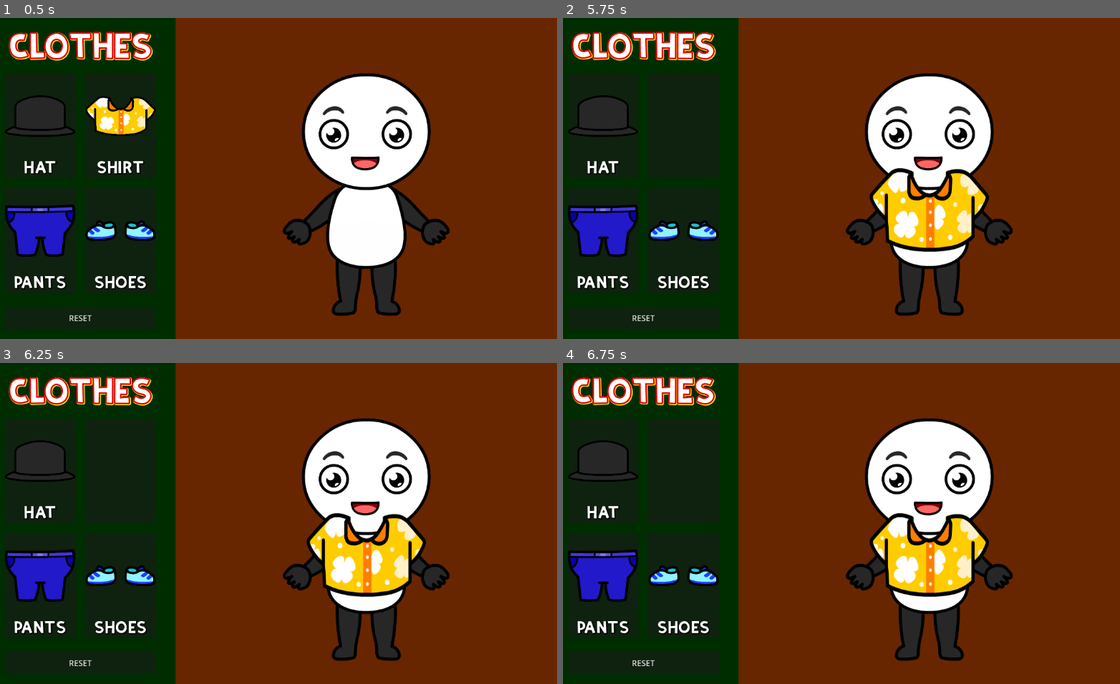
Above: before the commit, frames 1-4 (two rows, left to right).
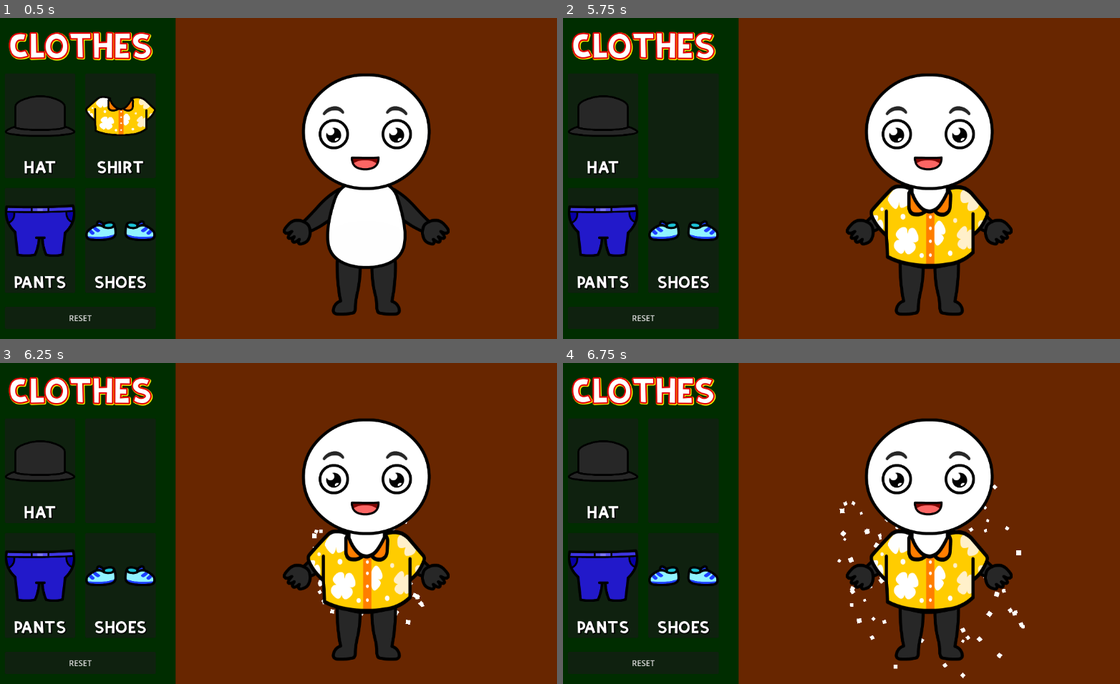
Above: after the commit, the same moments.

Repository: Vivek13130/Godot_internship_project
Game: Godot game, scene res://scenes/main.tscn
Same seed, same stepped clock (60 frames per second), same inputs: the game is played once before the commit and once after it.
Inputs (mouse positions are in pixels of both pictures, inside the frame that each line leads up to):
- Up to frame 1 (0.5 s): no input
- Up to frame 2 (5.75 s): click "RESET" at 0.5 s; tap Enter at 1.25, 2.75, 4.25 s; move the mouse to (958, 162) at 1.27 s; click (958, 162) at 1.42 s; tap Space at 2, 3.5, 5 s; drag from (718, 194) to (930, 130) at 2.02 s; move the mouse to (891, 107) at 2.77 s; click (891, 107) at 2.92 s; drag from (808, 242) to (930, 226) at 3.52 s; move the mouse to (1003, 226) at 4.27 s; click (1003, 226) at 4.42 s; drag from (663, 130) to (925, 281) at 5.02 s
- Up to frame 3 (6.25 s): move the mouse to (300, 523) at 5.77 s; click (300, 523) at 5.92 s
- Up to frame 4 (6.75 s): drag from (746, 443) to (930, 651) at 6.52 s

Frame 1 is identical in both runs. In frame 2, 3.8% of the frame differs, in the area x 55-77%, y 46-78%; in frame 3, 3.8%; in frame 4, 4.2%, in the area x 49-83%, y 37-99%.
Error before the commit: Invalid call. Nonexistent function 'get_parent' in base 'Nil'. (res://character.gd:56)

Commit message:
core function done
All functions working perfectly. now I need to export

Diff:
--- a/project.godot
+++ b/project.godot
@@ -13,8 +13,7 @@
 config/name="Internship P1-test2"
 run/main_scene="res://scenes/main.tscn"
 config/features=PackedStringArray("4.3", "Forward Plus")
-config/icon="res://icon.svg"
 
 [autoload]
 
-Manager="*res://manager.gd"
+Manager="*res://scripts/manager.gd"
--- /dev/null
+++ b/scenes/character.tscn
@@ -0,0 +1,185 @@
+[gd_scene load_steps=8 format=3 uid="uid://df3hqc8ouooep"]
+
+[ext_resource type="Script" path="res://scripts/character.gd" id="1_j67eb"]
+[ext_resource type="Texture2D" uid="uid://cvv0wl5n8yxph" path="res://assets/PNGs/Character_.png" id="2_jckmf"]
+
+[sub_resource type="CapsuleShape2D" id="CapsuleShape2D_fg8vr"]
+radius = 54.9323
+height = 305.982
+
+[sub_resource type="CapsuleShape2D" id="CapsuleShape2D_ysmr8"]
+radius = 106.0
+height = 252.0
+
+[sub_resource type="CapsuleShape2D" id="CapsuleShape2D_e1eke"]
+radius = 57.0367
+height = 218.007
+
+[sub_resource type="CapsuleShape2D" id="CapsuleShape2D_3geyg"]
+radius = 23.9798
+height = 259.795
+
+[sub_resource type="Gradient" id="Gradient_1jds4"]
+colors = PackedColorArray(1, 0, 0, 1, 1, 1, 0, 1)
+
+[node name="Character" type="Node2D"]
+script = ExtResource("1_j67eb")
+
+[node name="Sprite2D" type="Sprite2D" parent="."]
+texture = ExtResource("2_jckmf")
+
+[node name="head" type="Node2D" parent="Sprite2D"]
+
+[node name="HeadDetectionArea" type="Area2D" parent="Sprite2D/head"]
+
+[node name="CollisionShape2D" type="CollisionShape2D" parent="Sprite2D/head/HeadDetectionArea"]
+position = Vector2(2, -376)
+rotation = 1.55161
+shape = SubResource("CapsuleShape2D_fg8vr")
+
+[node name="MarkerHead" type="Marker2D" parent="Sprite2D/head"]
+position = Vector2(0, -438)
+
+[node name="body" type="Node2D" parent="Sprite2D"]
+
+[node name="BodyDetectionArea" type="Area2D" parent="Sprite2D/body"]
+
+[node name="CollisionShape2D" type="CollisionShape2D" parent="Sprite2D/body/BodyDetectionArea"]
+position = Vector2(-1, 113)
+shape = SubResource("CapsuleShape2D_ysmr8")
+debug_color = Color(0.288232, 0.630143, 0, 0.42)
+
+[node name="MarkerBody" type="Marker2D" parent="Sprite2D/body"]
+position = Vector2(0, 106)
+
+[node name="legs" type="Node2D" parent="Sprite2D"]
+
+[node name="LegsDetectionArea" type="Area2D" parent="Sprite2D/legs"]
+
+[node name="CollisionShape2D" type="CollisionShape2D" parent="Sprite2D/legs/LegsDetectionArea"]
+position = Vector2(-2, 304)
+rotation = 1.55668
+shape = SubResource("CapsuleShape2D_e1eke")
+debug_color = Color(0.670568, 0.309023, 1, 0.42)
+
+[node name="MarkerLegs" type="Marker2D" parent="Sprite2D/legs"]
+position = Vector2(0, 291)
+
+[node name="feet" type="Node2D" parent="Sprite2D"]
+
+[node name="FeetDetectionArea" type="Area2D" parent="Sprite2D/feet"]
+
+[node name="CollisionShape2D" type="CollisionShape2D" parent="Sprite2D/feet/FeetDetectionArea"]
+position = Vector2(-8, 393)
+rotation = 1.58765
+shape = SubResource("CapsuleShape2D_3geyg")
+debug_color = Color(0.988851, 0, 0.297294, 0.42)
+
+[node name="MarkerFeet" type="Marker2D" parent="Sprite2D/feet"]
+position = Vector2(0, 417)
+
+[node name="head" type="CPUParticles2D" parent="."]
+show_behind_parent = true
+position = Vector2(0, -368)
+emitting = false
+amount = 100
+lifetime = 1.75
+one_shot = true
+explosiveness = 1.0
+lifetime_randomness = 0.25
+direction = Vector2(0, 0)
+spread = 180.0
+gravity = Vector2(0, 0)
+initial_velocity_min = 100.0
+initial_velocity_max = 300.0
+angular_velocity_max = 500.0
+damping_max = 5.0
+scale_amount_min = 5.0
+scale_amount_max = 10.0
+
+[node name="body" type="CPUParticles2D" parent="."]
+show_behind_parent = true
+position = Vector2(0, 112)
+emitting = false
+amount = 100
+lifetime = 1.75
+one_shot = true
+explosiveness = 1.0
+lifetime_randomness = 0.25
+direction = Vector2(0, 0)
+spread = 180.0
+gravity = Vector2(0, 0)
+initial_velocity_min = 100.0
+initial_velocity_max = 300.0
+angular_velocity_max = 500.0
+damping_max = 5.0
+scale_amount_min = 5.0
+scale_amount_max = 10.0
+
+[node name="leg" type="CPUParticles2D" parent="."]
+show_behind_parent = true
+position = Vector2(0, 294)
+emitting = false
+amount = 100
+lifetime = 1.75
+one_shot = true
+explosiveness = 1.0
+lifetime_randomness = 0.25
+direction = Vector2(0, 0)
+spread = 180.0
+gravity = Vector2(0, 0)
+initial_velocity_min = 100.0
+initial_velocity_max = 300.0
+angular_velocity_max = 500.0
+damping_max = 5.0
+scale_amount_min = 5.0
+scale_amount_max = 10.0
+
+[node name="feet" type="CPUParticles2D" parent="."]
+show_behind_parent = true
+position = Vector2(0, 390)
+emitting = false
+amount = 100
+lifetime = 1.75
+one_shot = true
+explosiveness = 1.0
+lifetime_randomness = 0.25
+direction = Vector2(0, 0)
+spread = 180.0
+gravity = Vector2(0, 0)
+initial_velocity_min = 100.0
+initial_velocity_max = 300.0
+angular_velocity_max = 500.0
+damping_max = 5.0
+scale_amount_min = 5.0
+scale_amount_max = 10.0
+
+[node name="overall" type="CPUParticles2D" parent="."]
+show_behind_parent = true
+position = Vector2(0, 47)
+emitting = false
+amount = 100
+lifetime = 2.75
+one_shot = true
+explosiveness = 1.0
+lifetime_randomness = 0.25
+direction = Vector2(0, 0)
+spread = 180.0
+gravity = Vector2(0, 0)
+initial_velocity_min = 300.0
+initial_velocity_max = 500.0
+angular_velocity_max = 500.0
+damping_max = 5.0
+scale_amount_min = 10.0
+scale_amount_max = 18.0
+color = Color(1, 1, 0, 1)
+color_ramp = SubResource("Gradient_1jds4")
+
+[connection signal="area_entered" from="Sprite2D/head/HeadDetectionArea" to="." method="_on_head_detection_area_area_entered"]
+[connection signal="area_exited" from="Sprite2D/head/HeadDetectionArea" to="." method="_on_head_detection_area_area_exited"]
+[connection signal="area_entered" from="Sprite2D/body/BodyDetectionArea" to="." method="_on_body_detection_area_area_entered"]
+[connection signal="area_exited" from="Sprite2D/body/BodyDetectionArea" to="." method="_on_body_detection_area_area_exited"]
+[connection signal="area_entered" from="Sprite2D/legs/LegsDetectionArea" to="." method="_on_legs_detection_area_area_entered"]
+[connection signal="area_exited" from="Sprite2D/legs/LegsDetectionArea" to="." method="_on_legs_detection_area_area_exited"]
+[connection signal="area_entered" from="Sprite2D/feet/FeetDetectionArea" to="." method="_on_feet_detection_area_area_entered"]
+[connection signal="area_exited" from="Sprite2D/feet/FeetDetectionArea" to="." method="_on_feet_detection_area_area_exited"]
--- a/scenes/drag_drop.tscn
+++ b/scenes/drag_drop.tscn
@@ -1,6 +1,6 @@
 [gd_scene load_steps=2 format=3 uid="uid://ccjsibrc0cwin"]
 
-[ext_resource type="Script" path="res://scenes/drag_drop.gd" id="1_2ovnb"]
+[ext_resource type="Script" path="res://scripts/drag_drop.gd" id="1_2ovnb"]
 
 [node name="DragDrop" type="Node2D"]
 script = ExtResource("1_2ovnb")
--- a/scenes/gameplay.tscn
+++ b/scenes/gameplay.tscn
@@ -1,7 +1,7 @@
 [gd_scene load_steps=4 format=3 uid="uid://1boprojyi0wc"]
 
-[ext_resource type="Script" path="res://gameplay.gd" id="1_sy1rp"]
-[ext_resource type="PackedScene" uid="uid://df3hqc8ouooep" path="res://character.tscn" id="2_mx6cu"]
+[ext_resource type="Script" path="res://scripts/gameplay.gd" id="1_sy1rp"]
+[ext_resource type="PackedScene" uid="uid://df3hqc8ouooep" path="res://scenes/character.tscn" id="2_mx6cu"]
 [ext_resource type="PackedScene" uid="uid://ccjsibrc0cwin" path="res://scenes/drag_drop.tscn" id="3_gafl1"]
 
 [node name="gameplay" type="Node2D"]
--- a/scenes/hat.tscn
+++ b/scenes/hat.tscn
@@ -4,11 +4,12 @@
 
 [node name="hat" type="Sprite2D"]
 z_index = 999
-position = Vector2(-1, 112)
+position = Vector2(-1, 0)
 texture = ExtResource("1_thx4h")
-offset = Vector2(1, -112)
+offset = Vector2(1, 0)
 
 [node name="hatArea" type="Area2D" parent="."]
+position = Vector2(0, 111)
 
 [node name="CollisionPolygon2D" type="CollisionPolygon2D" parent="hatArea"]
 position = Vector2(3, -111)
--- a/scenes/pant.tscn
+++ b/scenes/pant.tscn
@@ -3,7 +3,10 @@
 [ext_resource type="Texture2D" uid="uid://clg6rcn60h4e8" path="res://assets/PNGs/Pant_.png" id="1_v6dd8"]
 
 [node name="pant" type="Sprite2D"]
+z_index = 5
+position = Vector2(-1, -2)
 texture = ExtResource("1_v6dd8")
+offset = Vector2(2, 2)
 
 [node name="pantArea" type="Area2D" parent="."]
 
--- a/scenes/shirt.tscn
+++ b/scenes/shirt.tscn
@@ -6,6 +6,7 @@
 texture = ExtResource("1_6e8u4")
 
 [node name="shirtArea" type="Area2D" parent="."]
+position = Vector2(0, 5)
 
 [node name="CollisionPolygon2D" type="CollisionPolygon2D" parent="shirtArea"]
-polygon = PackedVector2Array(0, 101, 136, 101, 184, -35, 110, -107, -109, -107, -188, -38, -127, 92)
+polygon = PackedVector2Array(0, 101, 138, 70, 184, -35, 110, -107, -109, -107, -188, -38, -130, 76)
--- a/scenes/tool_panel.tscn
+++ b/scenes/tool_panel.tscn
@@ -1,6 +1,6 @@
 [gd_scene load_steps=9 format=3 uid="uid://boacvekuk0q3e"]
 
-[ext_resource type="Script" path="res://scenes/tool_panel.gd" id="1_effyl"]
+[ext_resource type="Script" path="res://scripts/tool_panel.gd" id="1_effyl"]
 [ext_resource type="FontFile" uid="uid://b6cby77ov0gap" path="res://assets/kirifont/KiriFont.otf" id="1_mte48"]
 [ext_resource type="Texture2D" uid="uid://x55fqduhj2ig" path="res://assets/PNGs/Hat_.png" id="1_vvo0v"]
 [ext_resource type="Texture2D" uid="uid://dtnucohwexsok" path="res://assets/PNGs/Shirt_.png" id="2_7xgo3"]
@@ -219,3 +219,4 @@
 [connection signal="gui_input" from="MarginContainer/OuterVBox/MainVBox/UpperHBox/Panel2/shirtCard" to="." method="_on_card_2_gui_input"]
 [connection signal="gui_input" from="MarginContainer/OuterVBox/MainVBox/LowerHBox/Panel/pantsCard" to="." method="_on_card_3_gui_input"]
 [connection signal="gui_input" from="MarginContainer/OuterVBox/MainVBox/LowerHBox/Panel2/shoesCard" to="." method="_on_card_4_gui_input"]
+[connection signal="pressed" from="MarginContainer/OuterVBox/Button" to="." method="_on_button_pressed"]
--- /dev/null
+++ b/scripts/character.gd
@@ -0,0 +1,138 @@
+extends Node2D
+
+# Dictionary mapping valid item types to their info
+var drop_item_info = {
+	"hat" = {
+		"validAreaName" : "HeadDetectionArea",
+		"item_inside_area" : false ,
+		"marker" : null ,
+		"placed" : false , # to check if it's already placed or not
+	},
+	"shirt" = {
+		"validAreaName" : "BodyDetectionArea",
+		"item_inside_area" : false ,
+		"marker" : null ,
+		"placed" : false , # to check if it's already placed or not
+	},
+	"pant" = {
+		"validAreaName" : "LegsDetectionArea",
+		"item_inside_area" : false ,
+		"marker" : null ,
+		"placed" : false , # to check if it's already placed or not
+	},
+	"shoes" = {
+		"validAreaName" : "FeetDetectionArea",
+		"item_inside_area" : false ,
+		"marker" : null ,
+		"placed" : false , # to check if it's already placed or not
+	}
+}
+
+func _ready() -> void:
+	drop_item_info["hat"]["marker"] = $Sprite2D/head/MarkerHead
+	drop_item_info["shirt"]["marker"] = $Sprite2D/body/MarkerBody
+	drop_item_info["pant"]["marker"] = $Sprite2D/legs/MarkerLegs
+	drop_item_info["shoes"]["marker"] = $Sprite2D/feet/MarkerFeet
+
+
+# will return the name of dropable in it's correct area
+func find_valid_overlap() -> String:
+
+	for item_name in drop_item_info.keys():
+
+		print(drop_item_info[item_name])
+		print()
+		if (drop_item_info[item_name]["item_inside_area"] and not drop_item_info[item_name]["placed"]):
+			print("this is still overlappigng -- ", item_name)
+			drop_item_info[item_name]["placed"] = true
+			check_overall_placement()
+			print(drop_item_info[item_name])
+			print()
+			return item_name
+
+	print("returned @@@@ ")
+	return ""
+
+
+func check_overall_placement():
+	var count = 0
+	for item_name in drop_item_info.keys():
+		if (drop_item_info[item_name]["placed"]):
+			count += 1
+
+	if(count == drop_item_info.size()):
+		$overall.emitting = true
+
+func set_correct_position(dragged_item_name : String , dragged_item_instance ) :
+
+	drop_item_info[dragged_item_name]["placed"] = true
+
+	# particle logic :
+	match dragged_item_name:
+		"hat":
+			$head.emitting = true
+		"shirt":
+			$body.emitting = true
+		"pant":
+			$leg.emitting = true
+		"shoes":
+			$feet.emitting = true
+		_:
+			print("Unknown item")
+
+
+	# setting at correct position
+	var correct_pos : Vector2 = Vector2.INF
+
+	if(drop_item_info[dragged_item_name]):
+		correct_pos = drop_item_info[dragged_item_name]["marker"].global_position
+	else:
+		print("no correct position found !! ")
+
+	# animate the movement to correct position
+	if(correct_pos != Vector2.INF):
+
+		if dragged_item_instance:
+			dragged_item_instance.get_parent().remove_child(dragged_item_instance)
+			# remove this node from DragDrop and add this to DroppedItems instead
+		get_parent().get_node("DroppedItems").add_child(dragged_item_instance)
+		dragged_item_instance.global_position = correct_pos
+
+
+# area names are : hatArea, pantArea, shoeArea, shirtArea
+#( these names are of dropable items )
+
+# signals to check if a dropable is inside a valid area or not
+func _on_head_detection_area_area_entered(area: Area2D) -> void:
+	if(area.name == "hatArea"):
+		drop_item_info["hat"]["item_inside_area"] = true
+
+func _on_head_detection_area_area_exited(area: Area2D) -> void:
+	if(area.name == "hatArea"):
+		#if(drop_item_info["hat"]["placed"] == false):
+		drop_item_info["hat"]["item_inside_area"] = false
+
+func _on_body_detection_area_area_entered(area: Area2D) -> void:
+	if(area.name == "shirtArea"):
+		drop_item_info["shirt"]["item_inside_area"] = true
+
+func _on_body_detection_area_area_exited(area: Area2D) -> void:
+	if(area.name == "shirtArea"):
+		drop_item_info["shirt"]["item_inside_area"] = false
+
+func _on_legs_detection_area_area_entered(area: Area2D) -> void:
+	if(area.name == "pantArea"):
+		drop_item_info["pant"]["item_inside_area"] = true
+
+func _on_legs_detection_area_area_exited(area: Area2D) -> void:
+	if(area.name == "pantArea"):
+		drop_item_info["pant"]["item_inside_area"] =  false
+
+func _on_feet_detection_area_area_entered(area: Area2D) -> void:
+	if(area.name == "shoeArea"):
+		print("shoe detected : " , area.name)
+		drop_item_info["shoes"]["item_inside_area"] = true
+
+func _on_feet_detection_area_area_exited(area: Area2D) -> void:
+	if(area.name == "shoeArea"):
+		drop_item_info["shoes"]["item_inside_area"] = false
--- /dev/null
+++ b/scripts/drag_drop.gd
@@ -0,0 +1,50 @@
+extends Node2D
+
+var dragged_item_name : String = "";
+var dragged_item = null # this will be an instance of the dragged item
+
+func _ready():
+	Manager.connect("item_selected", _on_item_selected)
+
+
+func _on_item_selected(item_name, item_scene_path):
+	dragged_item_name = item_name
+	dragged_item = load(item_scene_path).instantiate()
+	handle_scale(item_name , dragged_item)
+	add_child(dragged_item)  # this is neccessary to make it visible
+	# if it is not added to scene tree, then it will not be visible
+
+
+func handle_scale(item_name , dragged_item): # custom scale values , so that dress fits character
+	if(Manager.custom_scale_values[item_name]):
+		print("setting custom scale ")
+		dragged_item.scale = Manager.custom_scale_values[item_name]
+	else:
+		print("setting scale of invalid item : " , item_name)
+
+
+func _process(delta):
+	if dragged_item:
+		dragged_item.global_position = get_global_mouse_position()
+
+
+func _input(event: InputEvent) -> void:
+
+	if event is InputEventMouseButton and event.button_index == MOUSE_BUTTON_LEFT and not event.pressed and Manager.grabbed:
+		Manager.grabbed = false
+		var temp_dragged_item = dragged_item # add this to parent element.
+		dragged_item = null # to stop the process function from updating it's position
+
+		# notify the character scene about the release and check for overlaps
+		var character = get_parent().get_node("Character")
+		if character :
+			var correct_overlap = character.find_valid_overlap()
+			print("correct overlap ----- " , correct_overlap)
+			if(correct_overlap == ""):
+				# no valid overlap found , reset position
+				print("resetting position ")
+				Manager.reset_position(dragged_item_name, temp_dragged_item)
+			else:
+				character.set_correct_position(dragged_item_name , temp_dragged_item)
+		else:
+			print("character not found !!")
--- /dev/null
+++ b/scripts/gameplay.gd
@@ -0,0 +1,23 @@
+extends Node2D
+@onready var character: Node2D = $Character
+@onready var drag_drop: Node2D = $DragDrop
+
+var viewport : Vector2 # to store the viewport size
+# all main component positions will be set via code to handle all type of devices
+
+func _ready() -> void:
+	handle_character_position()
+	Manager.gameplay_layer_node = $"."
+
+
+func _process(delta: float) -> void:
+	if(get_viewport().size.x != viewport.x || get_viewport().size.y != viewport.y):
+		# if viewport changes , recalculate the position
+		handle_character_position()
+
+
+func handle_character_position():
+	# this function will make sure our character stay in center of screen
+	viewport = get_viewport().size
+	character.global_position.x = (viewport.x * 2) / 3
+	character.global_position.y = (viewport.y * 5.5) / 10
--- /dev/null
+++ b/scripts/manager.gd
@@ -0,0 +1,86 @@
+extends Node
+#this is a global file and it will store :
+# assets, any common variable, intermediate communicating functions, default values
+
+signal item_selected(item : String)
+signal hide_item_from_UI(item : String)
+signal show_item_in_UI(dragged_item_name : String)
+
+
+var grabbed : bool = false;
+var dragged_item_name
+var dragged_item_instance
+
+var lerp_speed_pos_reset: float = 0.1
+var moving_to_reset: bool = false
+
+
+var item_scenes = {
+	"hat": "res://scenes/hat.tscn",
+	"shoes": "res://scenes/shoe.tscn",
+	"pant": "res://scenes/pant.tscn",
+	"shirt": "res://scenes/shirt.tscn",
+}
+
+var item_scene_access_paths = {
+	"hat" : null,
+	"shirt" : null,
+	"pant" : null,
+	"shoes" : null
+}
+
+var custom_scale_values = {
+	"hat" : Vector2(0.65, 0.65),
+	"shirt" : Vector2(0.65, 0.8),
+	"pant" : Vector2(0.65, 0.6),
+	"shoes" : Vector2(0.7, 0.6)
+}
+
+
+var current_dragged_scene_path: String = ""
+
+var gameplay_layer_node : Node2D = null
+# this will keep reference to gameplay layer
+# we need this node to apply some transformations to fetch position of UI nodes
+
+
+func drag_drop_launch(item_name : String):
+	grabbed = true # now it can be turned off only by DragDrop
+
+	# we need to hide this item from UI
+	emit_signal("hide_item_from_UI", item_name)
+
+	# emit the signal to DragDrop Scene
+	if item_scenes.has(item_name):
+		current_dragged_scene_path = (item_scenes[item_name])
+		emit_signal("item_selected", item_name, current_dragged_scene_path)
+	else:
+		print("Invalid item type: ", item_name)
+
+
+
+func reset_position(dragged_item_Name , dragged_item_Instance):
+	dragged_item_name = dragged_item_Name
+	dragged_item_instance = dragged_item_Instance
+	moving_to_reset = true
+
+
+
+func _process(delta: float) -> void:
+	# resetting the position in this if condition
+	if(moving_to_reset and dragged_item_instance):
+		var current_position = dragged_item_instance.global_position
+		var canvas_layer_item = item_scene_access_paths[dragged_item_name]
+
+		var c_local_to_n_global = gameplay_layer_node.get_canvas_transform().affine_inverse() * canvas_layer_item.get_global_transform_with_canvas()
+		var target_position: Vector2 = c_local_to_n_global * (canvas_layer_item.get_parent_area_size() / 2)
+
+		dragged_item_instance.global_position = current_position.lerp(target_position, lerp_speed_pos_reset)
+
+		# Stop moving when it's close enough to the target
+		if current_position.distance_to(target_position) < 10:
+			dragged_item_instance.queue_free()
+			moving_to_reset = false
+			emit_signal("show_item_in_UI" , dragged_item_name)
+			dragged_item_name = ""
+			dragged_item_instance = null
--- /dev/null
+++ b/scripts/tool_panel.gd
@@ -0,0 +1,66 @@
+extends Control
+
+@onready var hat_card: VBoxContainer = $MarginContainer/OuterVBox/MainVBox/UpperHBox/Panel/hatCard
+@onready var shirt_card: VBoxContainer = $MarginContainer/OuterVBox/MainVBox/UpperHBox/Panel2/shirtCard
+@onready var pants_card: VBoxContainer = $MarginContainer/OuterVBox/MainVBox/LowerHBox/Panel/pantsCard
+@onready var shoes_card: VBoxContainer = $MarginContainer/OuterVBox/MainVBox/LowerHBox/Panel2/shoesCard
+
+
+func _ready() -> void:
+	Manager.connect("hide_item_from_UI", hide_item_from_UI)
+	Manager.connect("show_item_in_UI", show_item_in_UI)
+
+	Manager.item_scene_access_paths["hat"] = $MarginContainer/OuterVBox/MainVBox/UpperHBox/Panel/hatCard/TextureRect
+	Manager.item_scene_access_paths["shirt"] = $MarginContainer/OuterVBox/MainVBox/UpperHBox/Panel2/shirtCard/TextureRect
+	Manager.item_scene_access_paths["pant"] = $MarginContainer/OuterVBox/MainVBox/LowerHBox/Panel/pantsCard/TextureRect
+	Manager.item_scene_access_paths["shoes"] = $MarginContainer/OuterVBox/MainVBox/LowerHBox/Panel2/shoesCard/TextureRect
+
+
+#signal functions to hide and show items in UI
+func hide_item_from_UI(item : String):
+	if(item == "pant"):
+		pants_card.visible = false
+	elif(item == "hat"):
+		hat_card.visible = false
+	elif(item == "shoes"):
+		shoes_card.visible = false
+	elif(item == "shirt"):
+		shirt_card.visible = false
+	else:
+		print("item not found to hide : ", item)
+
+func show_item_in_UI(item : String):
+	if(item == "pant"):
+		pants_card.visible = true
+	elif(item == "hat"):
+		hat_card.visible = true
+	elif(item == "shoes"):
+		shoes_card.visible = true
+	elif(item == "shirt"):
+		shirt_card.visible = true
+	else:
+		print("item not found to hide : ", item)
+
+
+# detecting clicks on UI : and launching the DragDrop on the same
+func _on_card_1_gui_input(event: InputEvent) -> void:
+	if event is InputEventMouseButton and event.button_index == MOUSE_BUTTON_LEFT and event.pressed:
+		Manager.drag_drop_launch("hat")
+
+func _on_card_2_gui_input(event: InputEvent) -> void:
+	if event is InputEventMouseButton and event.button_index == MOUSE_BUTTON_LEFT and event.pressed:
+		Manager.drag_drop_launch("shirt")
+
+func _on_card_3_gui_input(event: InputEvent) -> void:
+	if event is InputEventMouseButton and event.button_index == MOUSE_BUTTON_LEFT and event.pressed:
+		Manager.drag_drop_launch("pant")
+
+func _on_card_4_gui_input(event: InputEvent) -> void:
+	if event is InputEventMouseButton and event.button_index == MOUSE_BUTTON_LEFT and event.pressed:
+		Manager.drag_drop_launch("shoes")
+
+
+func _on_button_pressed() -> void:
+	# restart the game
+	var current_scene = get_tree().current_scene  # Get the current scene
+	get_tree().reload_current_scene()  # Reload the current scene
Not shown: 1 places in scenes/main.tscn that only renumber resources
